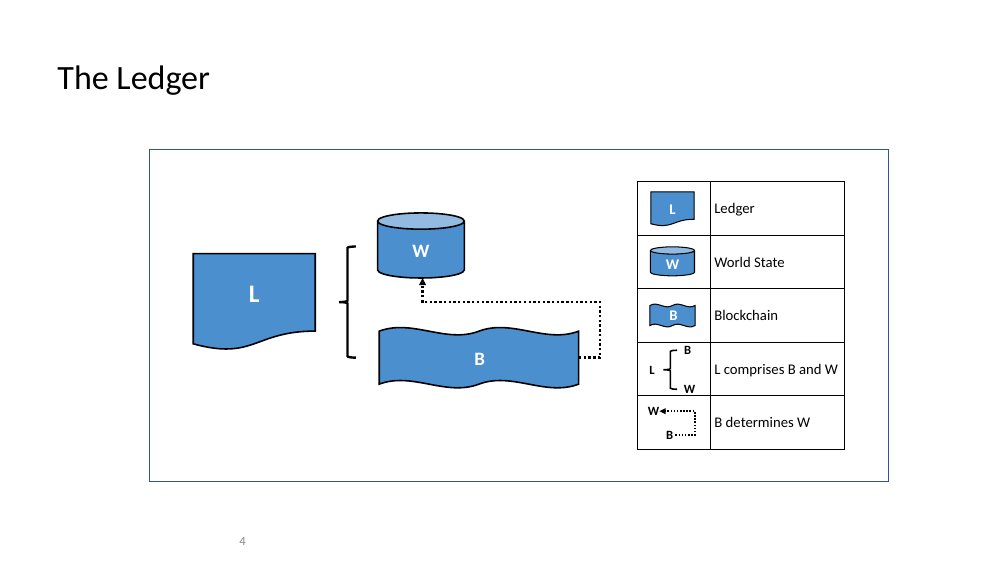
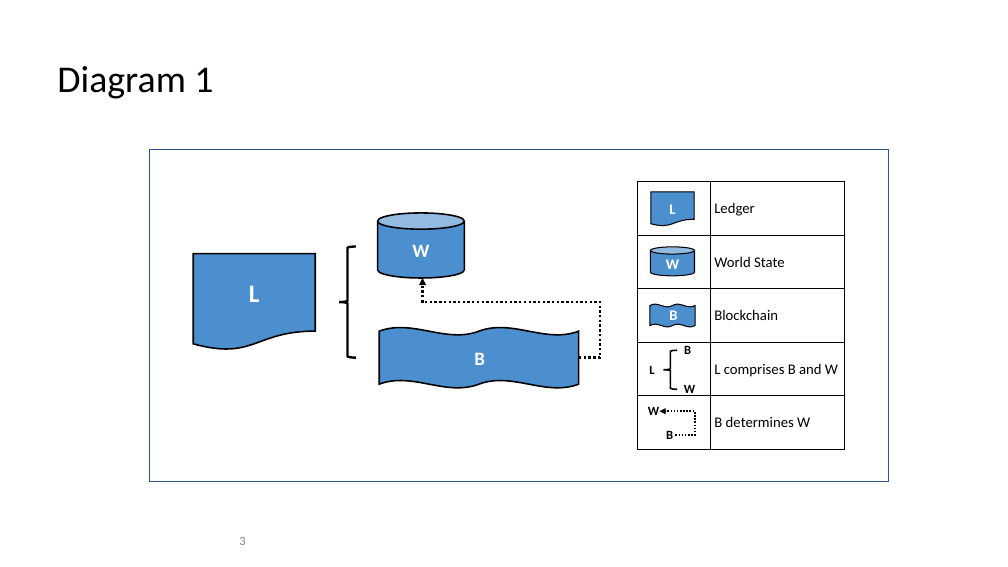
Before and after one commit to hyperledger/fabric, a slide deck: slide 3 of docs/source/diagrams/diagrams.pptx (slide 4 before the commit). Drawn at 1008x567 pixels with LibreOffice and Linux fonts; fonts in the diff are those of the drawing. Boxes give left, top, right and bottom in pixels: in the first picture for what was removed or moved away, otherwise in the second. Text is boxed around its words. In the diff, an @@ line names an element or a change of style, - is before the commit and + after.

```diff
--- a/docs/source/diagrams/diagrams.pptx
+++ b/docs/source/diagrams/diagrams.pptx
@@ title at (x1=57, y1=66, x2=213, y2=99): text changed; size 32.4 to 36 pt @@
-The Ledger
+Diagram 1
@@ page number at (x1=239, y1=537, x2=245, y2=545): text changed @@
-4
+3
```
Also in this commit, not shown: 5 other slides changed, 17 slides added, 19 slides removed, 17 other files.
